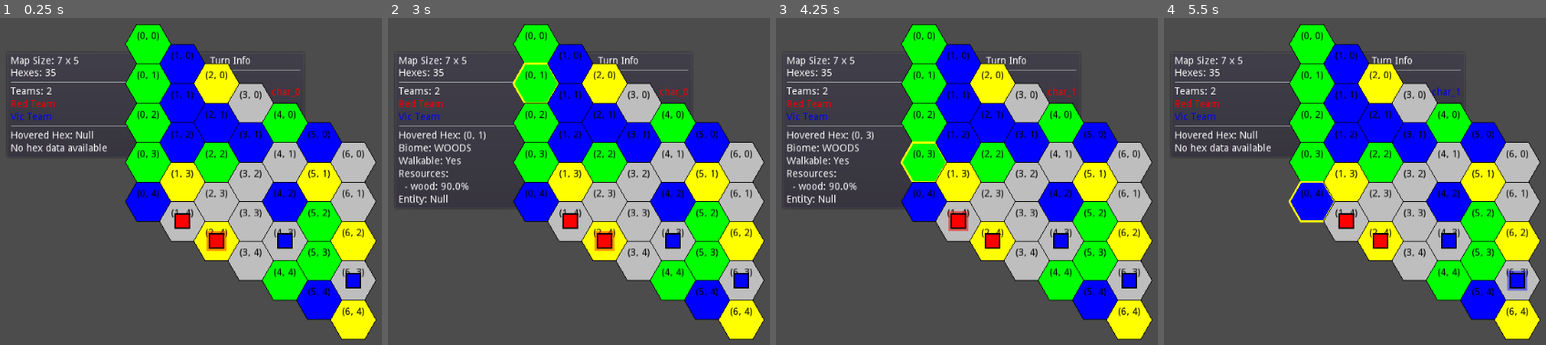
Above: before the commit, frames 1-4 (left to right).
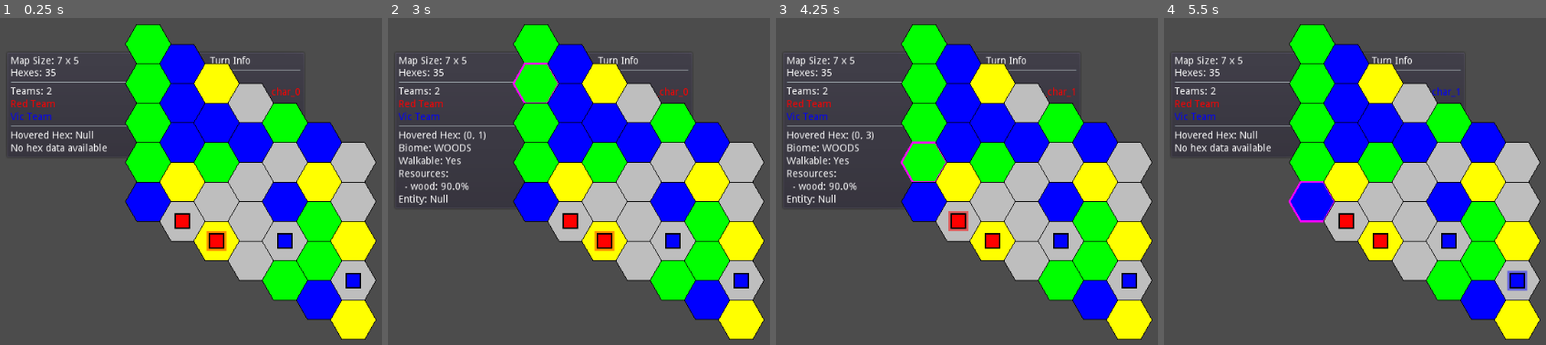
Above: after the commit, the same moments.

Repository: vgMonky/hexa_survival
Game: Godot game, scene res://hex_survival/main.tscn
Two runs of this game, one before a commit and one after it. Both use one fixed random seed, a clock stepped at 60 frames per second and the inputs below.
Inputs (mouse positions are in pixels of both pictures, inside the frame that each line leads up to):
- Up to frame 1 (0.25 s): no input
- Up to frame 2 (3 s): click "End Turn" at 0.5 s; click "End Turn" at 1.25 s; click "End Turn" at 2 s; tap Enter at 2.75 s; drag from (536, 44) to (536, 161) at 2.77 s
- Up to frame 3 (4.25 s): tap Space at 3.5 s; drag from (924, 44) to (924, 161) at 3.52 s
- Up to frame 4 (5.5 s): tap Enter at 4.25 s; move the mouse to (1312, 44) at 4.27 s; click (1312, 44) at 4.42 s; tap Space at 5 s; drag from (1312, 44) to (1312, 201) at 5.02 s

The runs differ from the first frame. In frame 1, 2.4% of the frame differs, in the area x 35-96%, y 4-92%; in frame 2, 2.6%; in frame 3, 2.6%; in frame 4, 2.6%, in the area x 32-96%, y 4-92%.

Commit message:
movment system added, and visual feedback working with it

Diff:
--- a/hex_survival/game/state/game_state.gd
+++ b/hex_survival/game/state/game_state.gd
@@ -21,7 +21,7 @@
 	"current_round": 0,
 	"current_turn_index": 0,
 	"turn_order": [],    # List of character IDs in turn order
-	"actions_left": 0    # Actions remaining for current character
+	"moves_left": 1      # Moves left for current character (in hex units)
 }
 
 func _init(width: int, height: int) -> void:
--- a/hex_survival/game/state/state_manager.gd
+++ b/hex_survival/game/state/state_manager.gd
@@ -13,6 +13,7 @@
 var biome_system: BiomeSystem = BiomeSystem.new()
 var character_system: CharacterSystem = CharacterSystem.new()
 var turn_system: TurnSystem = TurnSystem.new()
+var movement_system: MovementSystem = MovementSystem.new()
 
 func initialize(width: int, height: int) -> void:
 	randomize()
@@ -71,16 +72,26 @@
 				return turn_system.process_event(current_state, {"type": "initialize_turn_order"})
 			return {}
 
+		"move_character":
+			print("[State] Processing move for: ", event.character_id)
+			return movement_system.process_event(current_state, event)
+
 		"next_turn":
 			return turn_system.process_event(current_state, event)
 
 		"add_character":
 			return character_system.process_event(current_state, event)
+
 		"generate_map":
 			var map_result = map_system.process_event(current_state, event)
 			if map_result.empty():
 				return {}
 			return biome_system.process_event(current_state, map_result)
+
+		"get_valid_moves":
+			return movement_system.process_event(current_state, event)
+
+
 	return {}
 
 func _apply_changes(changes: Dictionary) -> GameState:
@@ -100,12 +111,23 @@
 			new_state.turn_data.turn_order = changes.turn_order
 			new_state.turn_data.current_turn_index = changes.current_turn_index
 			new_state.turn_data.current_round = changes.current_round
-			new_state.turn_data.actions_left = changes.actions_left
+			new_state.turn_data.moves_left = 1  # Initialize with one move
+
+		"move_character":
+			print("[State] Moving character ", changes.character_id,
+				  " from ", changes.old_position, " to ", changes.new_position)
+			# Update character position
+			new_state.entities.characters[changes.character_id].position = changes.new_position
+			# Update hex entities
+			new_state.map_data.hexes[changes.old_position].entity = null
+			new_state.map_data.hexes[changes.new_position].entity = changes.character_id
+			# Reduce moves left
+			new_state.turn_data.moves_left = 0
 
 		"next_turn":
 			new_state.turn_data.current_turn_index = changes.current_turn_index
 			new_state.turn_data.current_round = changes.current_round
-			new_state.turn_data.actions_left = changes.actions_left
+			new_state.turn_data.moves_left = 1  # Reset moves for new turn
 
 		"add_team":
 			print("Adding team to state: ", changes.team_name)
@@ -138,4 +160,6 @@
 			new_state.map_data.height = changes.height
 			new_state.map_data.hexes = changes.hexes
 
+
+
 	return new_state
--- /dev/null
+++ b/hex_survival/game/systems/movement_system.gd
@@ -0,0 +1,96 @@
+# game/systems/movement_system.gd
+class_name MovementSystem
+extends BaseSystem
+
+const MAX_MOVE = 1
+
+func process_event(current_state: GameState, event: Dictionary) -> Dictionary:
+	match event.type:
+		"get_valid_moves":
+			var result = _get_valid_moves(current_state, event.character_id)
+			print("[Move] Valid positions for ", event.character_id, ": ", result.valid_positions)
+			return result
+		"move_character":
+			print("[Move] Move attempt: ", event.character_id, " to ", event.new_position)
+			return _validate_and_move_character(current_state, event)
+	return {}
+
+func _get_valid_moves(state: GameState, character_id: String) -> Dictionary:
+	# If no moves left, return empty list
+	if state.turn_data.moves_left <= 0:
+		print("[Move] No moves left this turn")
+		return {
+			"type": "valid_moves",
+			"character_id": character_id,
+			"valid_positions": []
+		}
+
+	var character = state.entities.characters[character_id]
+	var current_pos = character.position
+	var valid_moves = []
+
+	# Print starting point
+	print("\n=== Movement Check ===")
+	print("Character: ", character_id)
+	print("Current pos: ", current_pos)
+
+	for direction in _get_adjacent_offsets():
+		var target_pos = current_pos + direction
+		if _is_valid_move(state, target_pos):
+			valid_moves.append(target_pos)
+
+	# Print result
+	print("Valid moves: ", valid_moves)
+	print("===================\n")
+
+	return {
+		"type": "valid_moves",
+		"character_id": character_id,
+		"valid_positions": valid_moves
+	}
+
+func _validate_and_move_character(state: GameState, event: Dictionary) -> Dictionary:
+	# Check if we have moves left
+	if state.turn_data.moves_left <= 0:
+		print("[Move] No moves left this turn")
+		return {}
+
+	var valid_moves = _get_valid_moves(state, event.character_id)
+
+	if not event.new_position in valid_moves.valid_positions:
+		print("[Move] Invalid position: ", event.new_position)
+		return {}
+
+	var old_position = state.entities.characters[event.character_id].position
+	print("[Move] Moving from ", old_position, " to ", event.new_position)
+
+	return {
+		"type": "move_character",
+		"character_id": event.character_id,
+		"old_position": old_position,
+		"new_position": event.new_position,
+		"moves_left": 0  # Set to 0 after moving
+	}
+func _get_adjacent_offsets() -> Array:
+	return [
+		Vector2(1, 0),   # right
+		Vector2(1, -1),  # up-right
+		Vector2(0, -1),  # up-left
+		Vector2(-1, 0),  # left
+		Vector2(-1, 1),  # down-left
+		Vector2(0, 1)    # down-right
+	]
+
+func _is_valid_move(state: GameState, pos: Vector2) -> bool:
+	if not state.map_data.hexes.has(pos):
+		return false
+
+	var hex_data = state.map_data.hexes[pos]
+
+	if not hex_data.biome_data.walkable:
+		return false
+
+	if hex_data.entity != null:
+		return false
+
+	return true
--- a/hex_survival/game/systems/turn_system.gd
+++ b/hex_survival/game/systems/turn_system.gd
@@ -44,7 +44,7 @@
 		"type": "next_turn",
 		"current_turn_index": new_turn_index,
 		"current_round": new_round,
-		"actions_left": ACTIONS_PER_TURN
+		"moves_left": 1  # Reset moves at start of turn
 	}
 
 func get_current_character(state: GameState) -> String:
--- a/hex_survival/view/map/hex_location.gd
+++ b/hex_survival/view/map/hex_location.gd
@@ -3,12 +3,17 @@
 extends Area2D
 
 const HEX_SIZE = 32
+const MOVE_INDICATOR_SIZE = 8
+const MOVE_INDICATOR_COLOR = Color(1, 0, 1, 0.8)
+const HOVER_COLOR = Color(1, 0, 1, 1)
 
 var hex_pos: Vector2
 var is_hovered: bool = false
 var biome_data: Dictionary
+var is_valid_move: bool = false
 
 func _ready() -> void:
+	# Connect the signals
 	connect("mouse_entered", self, "_on_mouse_entered")
 	connect("mouse_exited", self, "_on_mouse_exited")
 
@@ -18,12 +23,6 @@
 	collision_shape.shape.radius = HEX_SIZE / 1.5
 	add_child(collision_shape)
 
-func initialize(pos: Vector2, hex_data: Dictionary = {}) -> void:
-	hex_pos = pos
-	if hex_data.has("biome_data"):
-		biome_data = hex_data.biome_data
-	update()
-
 func _draw() -> void:
 	var points = _get_hex_points()
 	# Draw the hex shape with biome color
@@ -32,16 +31,18 @@
 
 	# Draw the hex border
 	if is_hovered:
-		draw_polyline(points + [points[0]], Color.yellow, 3.0)
+		draw_polyline(points + [points[0]], HOVER_COLOR, 3.0)
 	else:
 		draw_polyline(points + [points[0]], Color.black, 1.0)
 
-	# Draw coordinates
-	var coords_text = str(hex_pos)
-	var font = Control.new().get_font("font")
-	var coords_size = font.get_string_size(coords_text)
-	var coords_pos = -coords_size / 2
-	draw_string(font, coords_pos, coords_text, Color.black)
+	# Draw movement indicator
+	if is_valid_move:
+		# Draw center glow circle
+		draw_circle(Vector2.ZERO, MOVE_INDICATOR_SIZE, MOVE_INDICATOR_COLOR)
+		# Add outer glow with transparency
+		var outer_color = MOVE_INDICATOR_COLOR
+		outer_color.a = 0.3
+		draw_circle(Vector2.ZERO, MOVE_INDICATOR_SIZE * 1.5, outer_color)
 
 func _get_hex_points() -> Array:
 	var points = []
@@ -52,6 +53,21 @@
 		points.append(Vector2(x, y))
 	return points
 
+func initialize(pos: Vector2, hex_data: Dictionary = {}) -> void:
+	hex_pos = pos
+	if hex_data.has("biome_data"):
+		biome_data = hex_data.biome_data
+	update()
+
+func set_valid_move(valid: bool) -> void:
+	# Only print when setting to true to reduce output
+	if valid:
+		print("[Hex] Valid move at: ", hex_pos)
+	is_valid_move = valid
+	update()
+
+
+
 func _on_mouse_entered() -> void:
 	is_hovered = true
 	update()
--- a/hex_survival/view/map/map_view.gd
+++ b/hex_survival/view/map/map_view.gd
@@ -11,6 +11,8 @@
 const MAX_ZOOM: float = 2.0
 const ZOOM_SPEED: float = 0.1
 var info_ui: InfoUI
+var selected_character: String = ""
+var valid_moves: Array = []
 
 func _ready() -> void:
 	camera = Camera2D.new()
@@ -38,14 +40,17 @@
 	for q in range(state_manager.current_state.map_data.width):
 		for r in range(state_manager.current_state.map_data.height):
 			var hex = HexLocation.new()
-			hex.connect("mouse_entered", self, "_on_hex_mouse_entered", [hex])
-			hex.connect("mouse_exited", self, "_on_hex_mouse_exited", [hex])
 			add_child(hex)
 			var pos = Vector2(q, r)
 			hex.position = _get_hex_position(pos)
 			var hex_data = state_manager.current_state.map_data.hexes[pos]
 			hex.initialize(pos, hex_data)
 			hex_locations[pos] = hex
+
+			# Connect the signals AFTER initialization
+			hex.connect("mouse_entered", self, "_on_hex_mouse_entered", [hex])
+			hex.connect("mouse_exited", self, "_on_hex_mouse_exited", [hex])
+
 
 	print("[MapView] Creating character views...")
 	# Get current active character
@@ -90,12 +95,76 @@
 
 func _input(event: InputEvent) -> void:
 	if event is InputEventMouseButton:
+		if event.button_index == BUTTON_LEFT and event.pressed:
+			_handle_click(get_global_mouse_position())
+	if event is InputEventMouseButton:
 		if event.button_index == BUTTON_WHEEL_UP:
 			zoom_level = clamp(zoom_level - ZOOM_SPEED, MIN_ZOOM, MAX_ZOOM)
 			camera.zoom = Vector2.ONE * zoom_level
 		elif event.button_index == BUTTON_WHEEL_DOWN:
 			zoom_level = clamp(zoom_level + ZOOM_SPEED, MIN_ZOOM, MAX_ZOOM)
 			camera.zoom = Vector2.ONE * zoom_level
+
+func _handle_click(global_pos: Vector2) -> void:
+	var clicked_hex = _get_hex_at_position(global_pos)
+	if not clicked_hex:
+		return
+
+	var current_char_id = state_manager.current_state.turn_data.turn_order[
+		state_manager.current_state.turn_data.current_turn_index
+	]
+
+	print("[MapView] Clicked hex at: ", clicked_hex.hex_pos,
+		  " Valid move?: ", clicked_hex.is_valid_move,
+		  " Selected char: ", selected_character)
+
+	# If we click on the current character
+	if state_manager.current_state.map_data.hexes[clicked_hex.hex_pos].entity == current_char_id:
+		print("[MapView] Selected current character: ", current_char_id)
+		selected_character = current_char_id
+		_show_valid_moves(current_char_id)
+	# If we have a selected character and this is a valid move
+	elif selected_character != "" and clicked_hex.is_valid_move:
+		print("[MapView] Attempting move: ", selected_character, " to ", clicked_hex.hex_pos)
+		state_manager.apply_state_change({
+			"type": "move_character",
+			"character_id": selected_character,
+			"new_position": clicked_hex.hex_pos
+		})
+		_clear_movement_overlay()
+
+func _show_valid_moves(character_id: String) -> void:
+	_clear_movement_overlay()
+	selected_character = character_id  # Store the selected character
+	var move_result = state_manager.movement_system.process_event(state_manager.current_state, {
+		"type": "get_valid_moves",
+		"character_id": character_id
+	})
+
+	print("[MapView] Showing moves for character: ", selected_character)  # Debug print
+
+	if move_result.has("valid_positions"):
+		valid_moves = move_result.valid_positions
+		for pos in valid_moves:
+			if hex_locations.has(pos):
+				hex_locations[pos].set_valid_move(true)
+
+func _clear_movement_overlay() -> void:
+	for hex in hex_locations.values():
+		hex.set_valid_move(false)
+
+func _get_hex_at_position(global_pos: Vector2) -> HexLocation:
+	var local_pos = to_local(global_pos)
+	var shortest_distance = INF
+	var closest_hex = null
+
+	for hex in hex_locations.values():
+		var distance = (hex.position - local_pos).length()
+		if distance < shortest_distance and distance < HexLocation.HEX_SIZE:
+			shortest_distance = distance
+			closest_hex = hex
+
+	return closest_hex
 
 func _on_hex_mouse_entered(hex: HexLocation) -> void:
 	_update_info_ui(hex.hex_pos)
--- a/hex_survival/view/ui/turn_ui.gd
+++ b/hex_survival/view/ui/turn_ui.gd
@@ -45,12 +45,10 @@
 	var current_char = state.entities.characters[current_char_id]
 	var team_color = state.teams.team_data[current_char.team].color
 
-	print("[TurnUI] Current turn: ", current_char_id, " Round: ", state.turn_data.current_round)
-
 	round_label.text = "Round: %d" % state.turn_data.current_round
 	current_turn_label.text = "Current Turn: %s\nTeam: %s" % [current_char_id, current_char.team]
 	current_turn_label.modulate = team_color
-	actions_label.text = "Actions Left: %d" % state.turn_data.actions_left
+	actions_label.text = "Moves Left: %d" % state.turn_data.moves_left
 
 func _on_end_turn_pressed() -> void:
 	if state_manager:
--- a/project.godot
+++ b/project.godot
@@ -54,6 +54,11 @@
 "language": "GDScript",
 "path": "res://hex_survival/view/map/map_view.gd"
 }, {
+"base": "BaseSystem",
+"class": "MovementSystem",
+"language": "GDScript",
+"path": "res://hex_survival/game/systems/movement_system.gd"
+}, {
 "base": "Node",
 "class": "StateManager",
 "language": "GDScript",
@@ -89,6 +94,7 @@
 "InfoUI": "",
 "MapSystem": "",
 "MapView": "",
+"MovementSystem": "",
 "StateManager": "",
 "TeamSystem": "",
 "TurnSystem": "",
